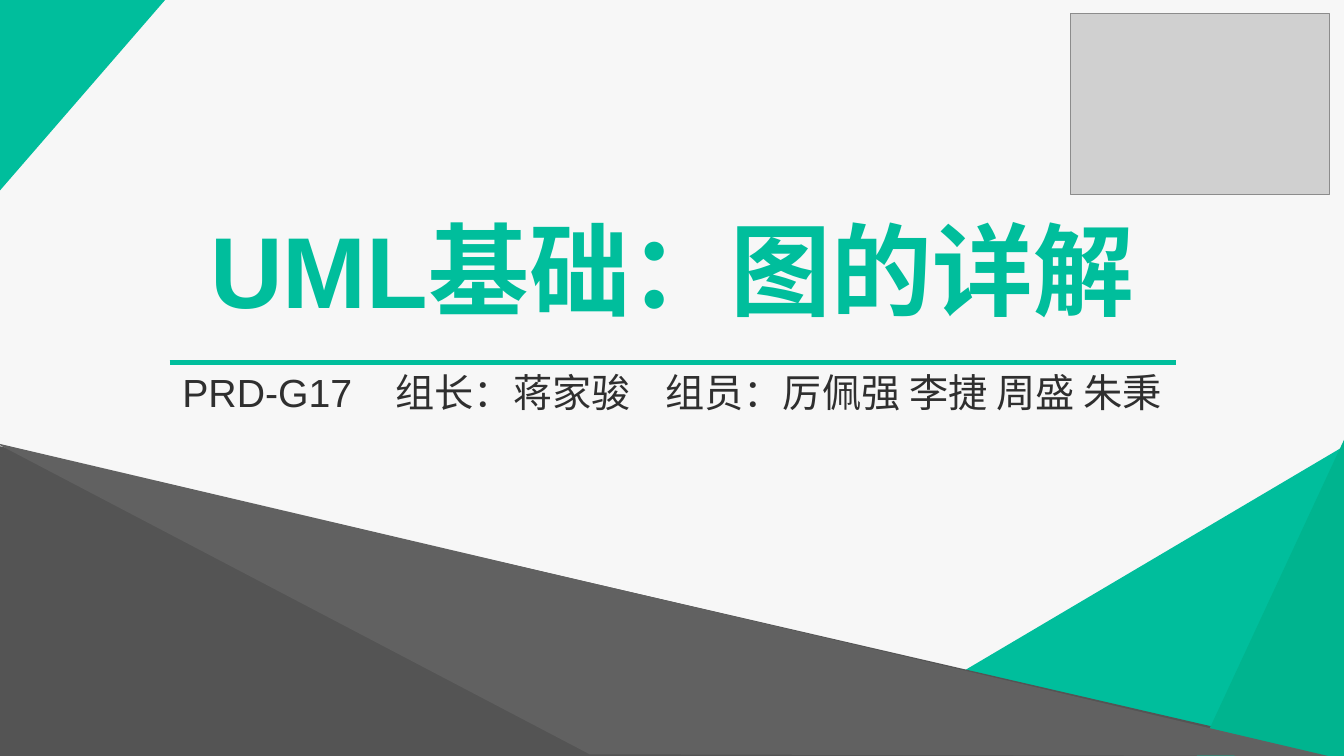
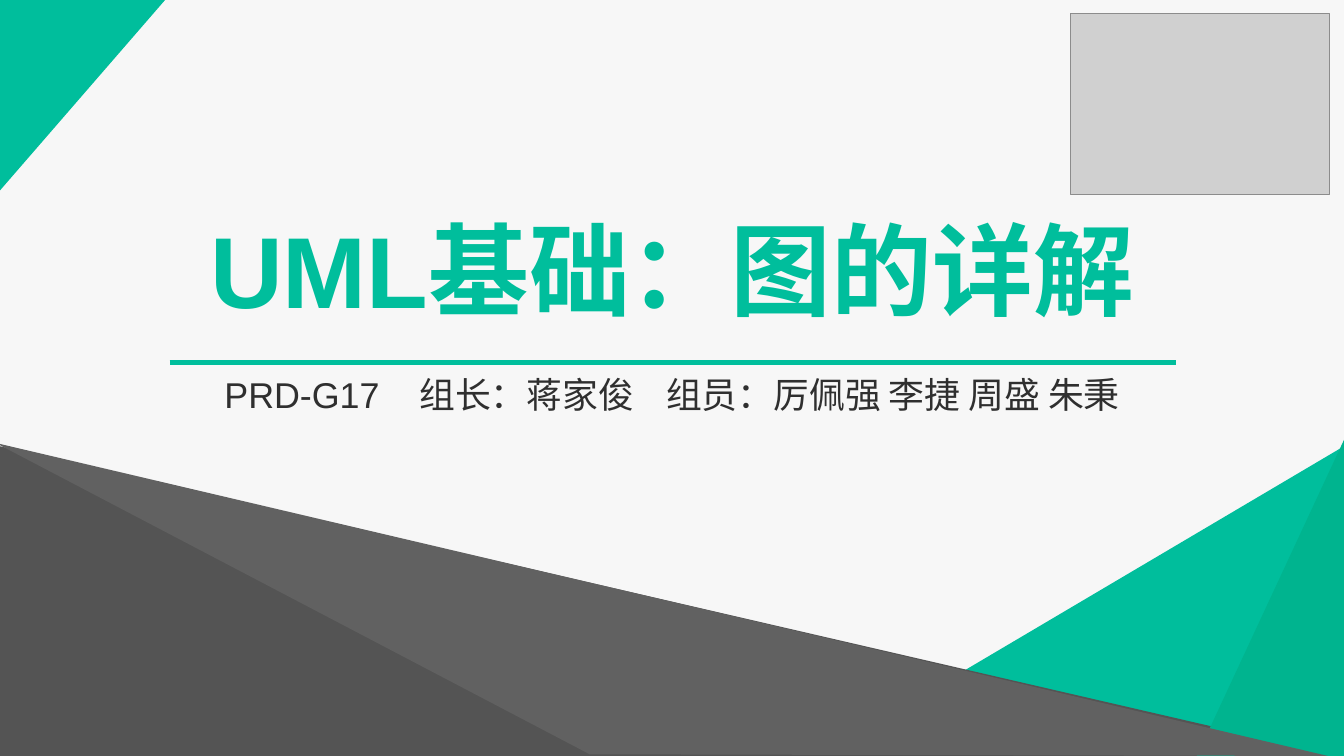
Before and after one commit to PRD-G17/PRD-G17-teamwork, a slide deck: slide 1 of 5UML答辩/UML基础I.pptx. Drawn at 1344x756 pixels with LibreOffice and Linux fonts; fonts in the diff are those of the drawing; grey boxes stand for pictures. Boxes give left, top, right and bottom in pixels: in the first picture for what was removed or moved away, otherwise in the second. Text is boxed around its words. In the diff, an @@ line names an element or a change of style, - is before the commit and + after.

```diff
--- a/5UML答辩/UML基础I.pptx
+++ b/5UML答辩/UML基础I.pptx
@@ subtitle at [224,377,1120,411]: text changed; size 28 to 25.6 pt @@
-PRD-G17 组长：蒋家骏 组员：厉佩强 李捷 周盛 朱秉
+PRD-G17 组长：蒋家俊 组员：厉佩强 李捷 周盛 朱秉
```
Also in this commit, not shown: 3 other files.
